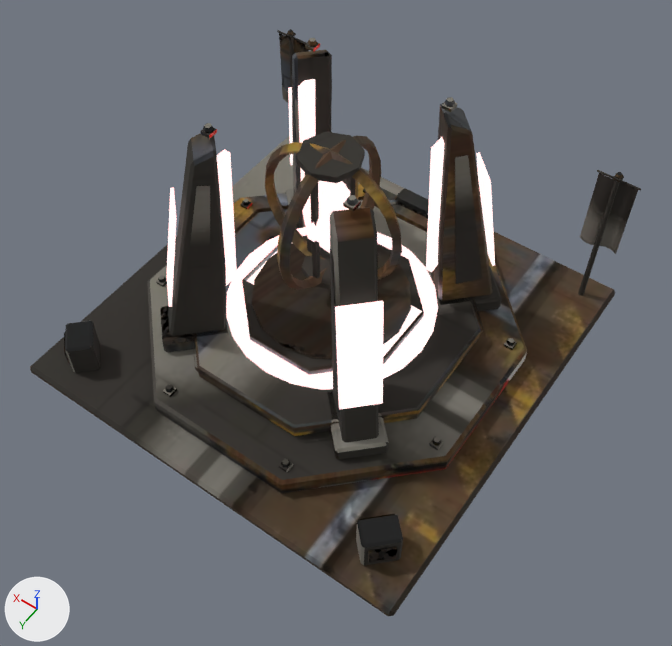
A saved change to the glTF model public/models/iron.soviet.glb.
Both versions are drawn from a camera (50 mm lens) standing at (-1.57, 2.17, 3.5) and looking at (-0.18, 0.22, 0.44). Arrows for +X, +Y and +Z are at lower left; the lights stay in place. The older version comes first. Where no turn or scale is listed for an object, it has been applied to the vertices. Vertices at exactly the same position are counted once.

Names of what the first picture shows: 'core_mesh', 'ring_mesh', 'root_mesh'.
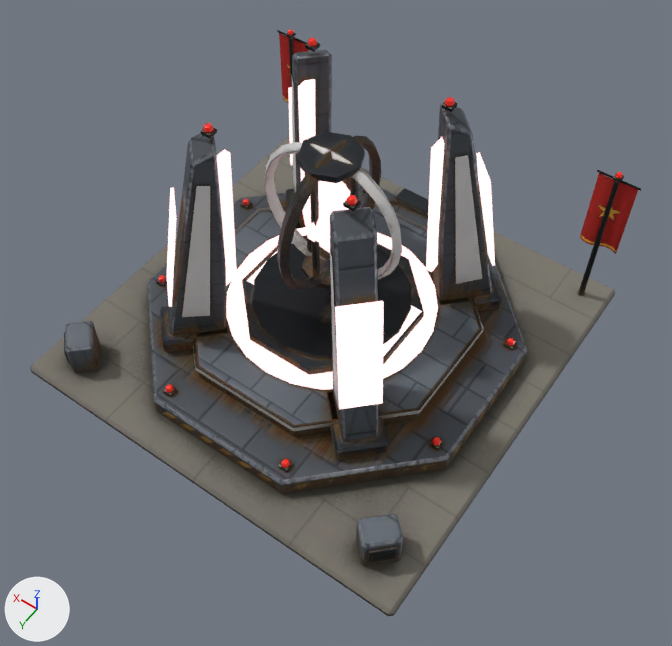
What changed in the scene script:
```text
Change me_root:
    used by ob_root_mesh; location = (0.0, 0.0, 0.66)
    remove me_root.from_pydata(...)  # 1597 vertices, 2379 faces; spans x -0.99..0.99, y -0.99..0.99, z -0.66..0.66
    add me_root.from_pydata(...)  # 1586 vertices, 2375 faces; spans x -0.99..0.99, y -0.99..0.99, z -0.66..0.66
    me_root part 1
    9 vertices are removed from x -0.41..0.76, y -0.78..0.31, z -0.61..-0.42
    49 faces are deleted
    2 vertices move within x -0.4, y -0.51..-0.49, z -0.52
    1 vertex is added at (-0.4, -0.48, -0.51)
    46 new faces join them, mat_body
    me_root part 2: 2137 kept faces spanning x -0.99..0.99, y -0.99..0.99, z -0.66..0.66 get new texture (UV) coordinates
    other edits to the shape of me_root do not show in these pictures
Change me_ring:
    where me_ring.from_pydata(...)  # 188 vertices, 384 faces; spans x -0.342..0.342, y -0.342..0.342, z -0.342..0.342
    used by ob_ring_mesh; location = (0.0, 0.0, 0.79)
    me_ring part 3: texture (UV) coordinates of 384 of 384 faces, centred in x -0.331..0.331, y -0.331..0.331, z -0.331..0.331, changed; they spanned u 0.07..0.08, v 0.0..0.19 and now span u 0.01..0.13, v 0.87..0.97
```

Changed parts and their boxes [x1, y1, x2, y2] in the pictures (672 x 646 px; the box of a moved part takes in the faces that stretch with it):
part 1 of me_root, moved or reshaped
    both: [150, 184, 524, 480]
part 2 of me_root, surface changed (lighter)
    both: [30, 29, 641, 616]
part 3 of me_ring, surface changed (brown to grey)
    both: [265, 135, 402, 290]
